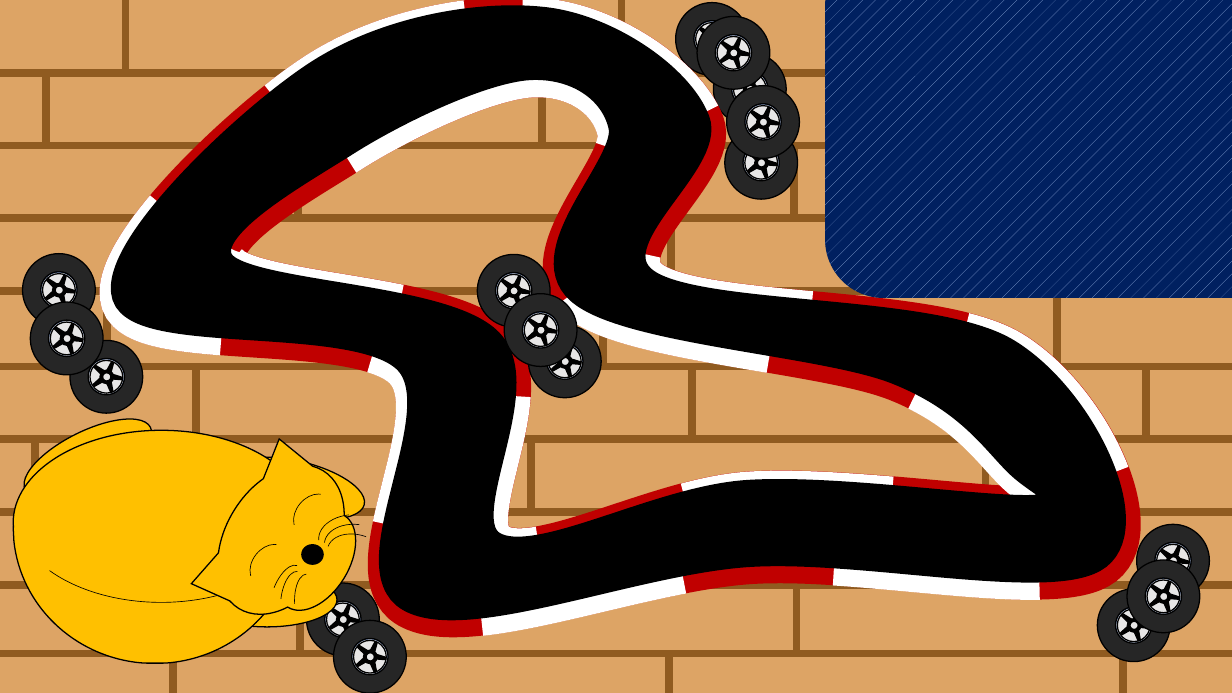
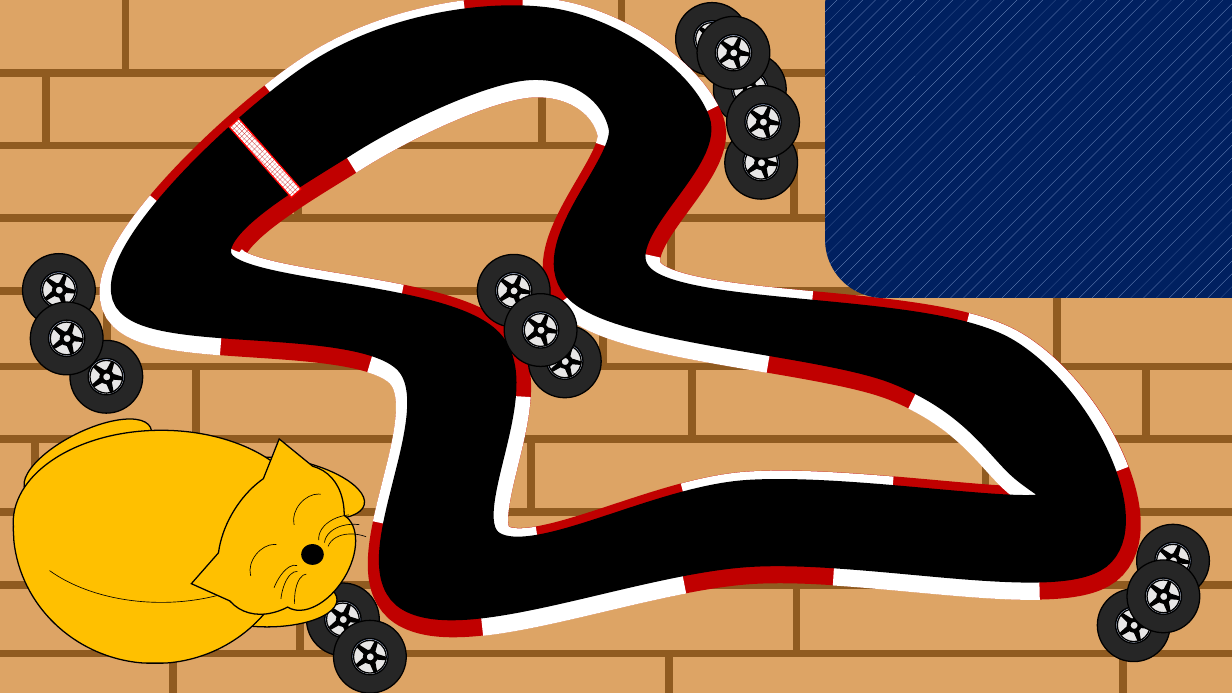
Before and after one commit to Buildasaurus/Genetic-Racing-Car, a slide deck: slide 18 of Data/Racerbane og bil.pptx. Drawn at 1232x693 pixels with LibreOffice and Linux fonts; fonts in the diff are those of the drawing. Boxes give left, top, right and bottom in pixels: in the first picture for what was removed or moved away, otherwise in the second. Text is boxed around its words. In the diff, an @@ line names an element or a change of style, - is before the commit and + after.

```diff
--- a/Data/Racerbane og bil.pptx
+++ b/Data/Racerbane og bil.pptx
@@ rectangle added at [229, 118, 301, 198], fill pattern #C00000 on #FFFFFF, outline #FF0000 1 pt @@
```
Also in this commit, not shown: 3 other slides changed, 4 other files.
